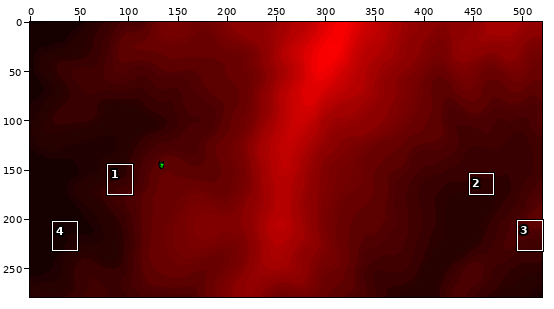
Sprite sheet, stored at Assets/MickRendered/selectedHabitsAndDog2.png. Above, an overview of the earlier version with the close-up marked.
Close-up. Old version:
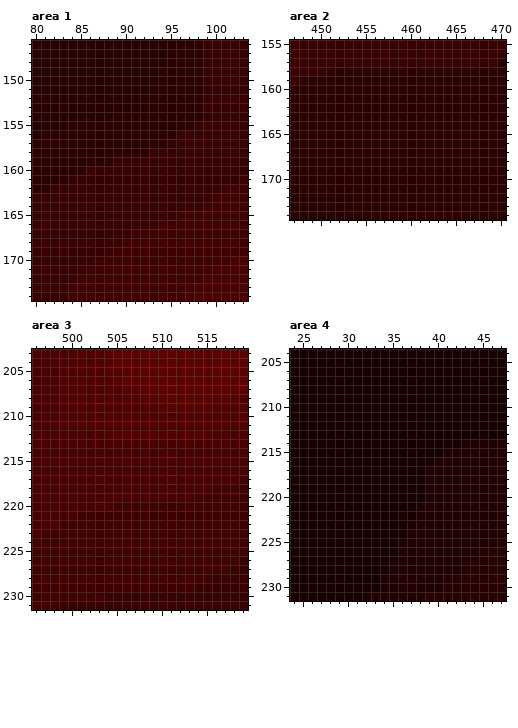
The file is 520x279 pixels. Colours within 5 levels of each other are drawn and written as one. Shown: area 1: x 80..103, y 146..174; area 2: x 447..470, y 155..174; area 3: x 496..519, y 203..231; area 4: x 24..47, y 204..231. The commit also changed other parts of the picture, which this record leaves out.
After the commit:
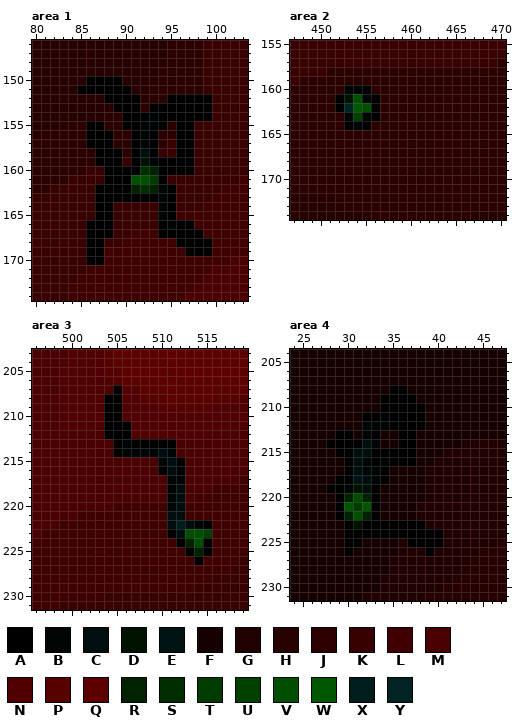
Palette (. is transparent): A #000000  B #000606  C #000e0e  D #001200  E #001414  F #160000  G #200000  H #270000  J #2d0000  K #380000  L #410000  M #4a0000  N #500000  P #560000  Q #5c0000  R #002200  S #002e00  T #003b00  U #004100  V #004e00  W #005700  X #001d1d  Y #002323
Change:
Area 1:
y 150: x 86..89 HHHH -> AAAA
y 151: x 85..90 HHHHHH -> AAAAAA
y 152: x 88..91 HHHH -> AAAA; x 95..99 JJJJK -> AAAAA
y 153: x 89..91 HHH -> AAA; x 93..99 JJJJJJK -> AAAAAAA
y 154: x 90..99 JJJJJJJJJK -> AAABAAAAAA
y 155: x 86..87 JJ -> AA; x 90..94 JJJJJ -> AABBA; x 96..97 JJ -> AA
y 156..157: x 86..88 JJJ -> AAA; x 91..93 JJJ -> ABA; x 96..97 KK -> AA
y 158: x 87..89 JJJ -> AAA; x 91..93 JJK -> ACA; x 96..97 KK -> AA
y 159: x 87..89 JJK -> AAA; x 91..97 KKKKKKK -> ADBAAAA
y 160: x 88..97 KKKKKKKKKK -> AAAASRAAAA
y 161: x 88..94 KKKKKKK -> AAAVVTA
y 162: x 87..95 KKKKKKKKK -> AAAARSRBA
y 163: x 87..95 KKKKKKKKK -> AAAAAAABA
y 164..165: x 87..88 KK -> AA; x 94..95 KK -> BA
y 166: x 86..88 KKK -> AAA; x 94..97 LLLL -> ABAA
y 167: x 86..88 KKK -> AAA; x 94..98 LLLLL -> AAAAA
y 168: x 86..87 KK -> AA; x 96..99 LLLL -> AAAA
y 169: x 86..87 KK -> AA; x 97..99 LLL -> AAA
y 170: x 86..87 KL -> AA
Area 2:
y 160: x 453..455 JJJ -> BBA
y 161: x 452..456 JJJJJ -> ADVBA
y 162: x 452..456 JJJJJ -> AYWVA
y 163: x 453..456 JJJJ -> BUBA
y 164: x 453..455 JJJ -> ABA
Area 3:
y 207: x 505 N -> A
y 208..210: x 504..505 NN -> AA
y 211..212: x 504..506 NNN -> AAA
y 213: x 505..511 MMMMMMM -> ABAAAAA
y 214: x 505..511 MMMMMMM -> ABBBBCB
y 215: x 510..512 MMM -> BCA
y 216: x 510..512 MMM -> ACB
y 217: x 511..512 MM -> BB
y 218..219: x 511..512 MM -> BC
y 220: x 511..512 LL -> BC
y 221: x 511..512 LL -> CC
y 222: x 511..515 LLLLL -> CXCBA
y 223: x 511..515 LLLLL -> ACVVU
y 224: x 512..515 LLLL -> ARVA
y 225: x 513..515 LLL -> ARA
y 226: x 514 L -> A
Area 4:
y 208: x 35..36 FF -> AA
y 209: x 34..37 FFFF -> AAAA
y 210: x 34..38 FFFFF -> AAAAA
y 211: x 32..38 FFFFFFF -> AABAAAA
y 212: x 32..38 FFFFFFF -> BBBAAAA
y 213: x 29..30 FF -> AA; x 32..33 FF -> BA; x 36..37 FF -> AA
y 214: x 28..33 FFFFFF -> AAAACB; x 36..37 FF -> AA
y 215: x 29..37 FFFFFFFFF -> AACCAAAAA
y 216: x 30..37 FFFFFFFF -> ACBABAAA
y 217: x 30..34 FFFFF -> ACBBA
y 218: x 29..34 FFFFFF -> AAECBA
y 219: x 28..33 FFFFFF -> AABDCA
y 220: x 29..33 FFFFF -> ARVRA
y 221: x 29..33 FFFFF -> AWTWA
y 222: x 29..33 FFFFF -> ARVRA
y 223: x 30..38 FFFFFFFGG -> ADAAAAAAA
y 224: x 30..40 FFFFFFFGGGG -> AAAAAAAAAAA
y 225: x 30..31 FF -> AA; x 37..40 GGGG -> AAAA
y 226: x 30 F -> A; x 39 G -> A
